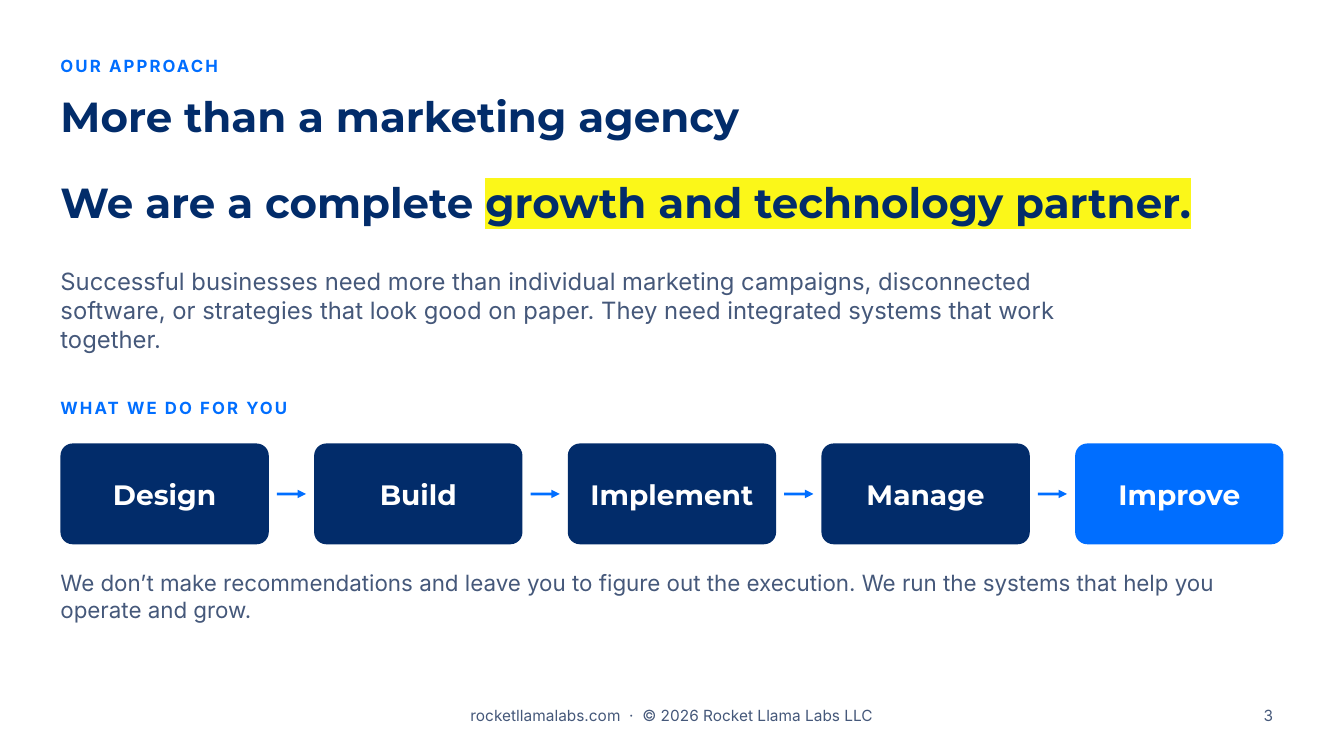
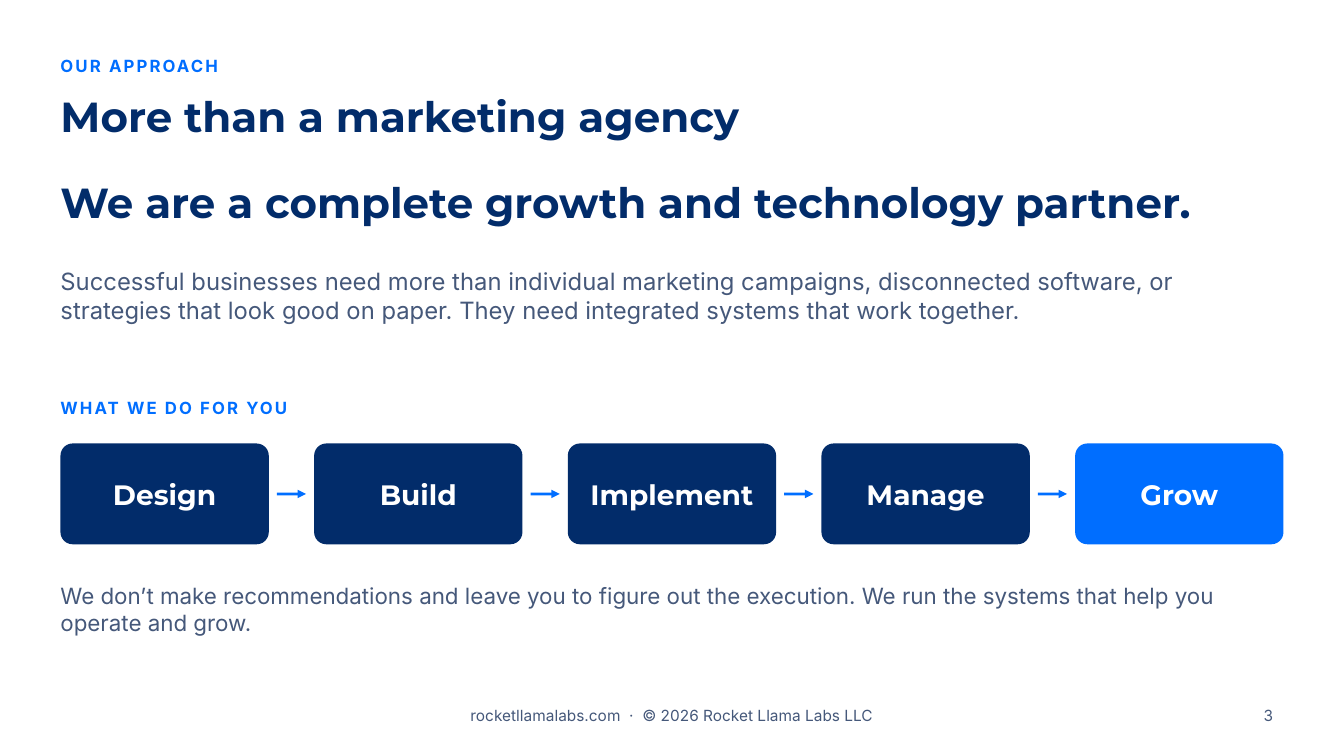
Before and after one commit to RocketLlamaLabs/rocketllama-website, a slide deck: slide 3 of public/slides/v1/rocket-llama-labs-sales-presentation-v1.pptx. Drawn at 1344x756 pixels with LibreOffice and Linux fonts; fonts in the diff are those of the drawing; background and template pictures are left out. Boxes give left, top, right and bottom in pixels: in the first picture for what was removed or moved away, otherwise in the second. Text is boxed around its words. In the diff, an @@ line names an element or a change of style, - is before the commit and + after.

```diff
--- a/public/slides/v1/rocket-llama-labs-sales-presentation-v1.pptx
+++ b/public/slides/v1/rocket-llama-labs-sales-presentation-v1.pptx
@@ text "We are a complete growth ..." at [60,187,1191,227]: highlight #FBF719 to none in "growth and technology partner." @@
@@ text "Successful businesses need more than ..." rewrapped from [60,272,1054,353] to [60,272,1172,324] @@
@@ text in rounded rectangle at [1140,485,1218,506]: text changed @@
-Improve
+Grow
@@ text "We don’t make recommendations and ...": place and size @@
-text "We don’t make recommendations and ..." at [60,574,1214,623]
+text "We don’t make recommendations and ..." at [60,587,1214,636]
```
Also in this commit, not shown: 4 other slides changed, 6 other files.
